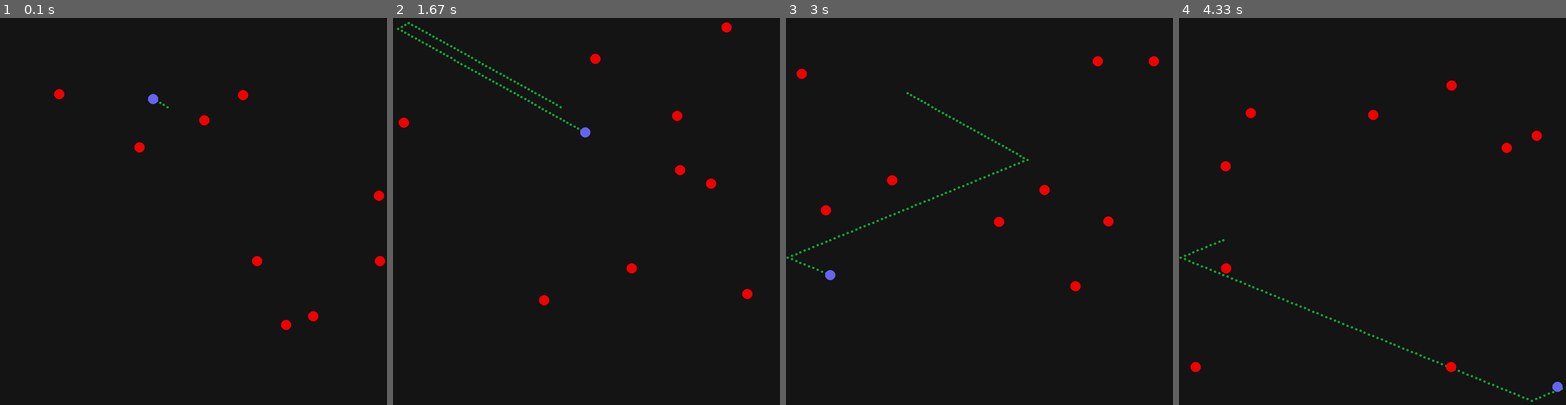
Above: before the commit, frames 1-4 (left to right).
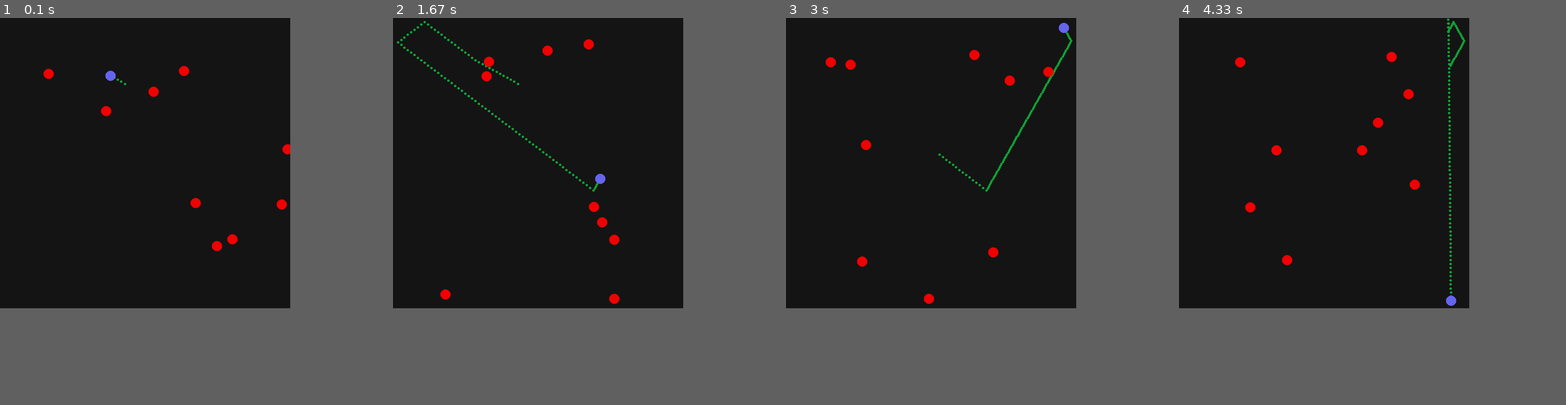
Above: after the commit, the same moments.

Repository: nmaszin/kulki
Game: pygame game, started from main.py
The game is run twice, just before and just after one commit, with the same random seed, the same clock (stepped at 60 frames per second) and the same inputs.
Inputs:
- Up to frame 1 (0.1 s): no input
- Up to frame 2 (1.67 s): no input
- Up to frame 3 (3 s): no input
- Up to frame 4 (4.33 s): no input
In our replay, the window is 800x800 before the commit and 600x600 after it. These sizes can differ from the game's own. Grey fills any space a smaller window leaves; there, only what the larger window draws over its background counts as a difference.

The runs differ from the first frame. In frame 1, 1.1% of the frame differs, in the area x 11-100%, y 12-81%; in frame 2, 1.7%; in frame 3, 1.7%, in the area x 0-97%, y 1-74%; in frame 4, 1.7%.

Commit message:
Change window resolution

Diff:
--- a/app/app.py
+++ b/app/app.py
@@ -9,8 +9,8 @@
 
 class App:
   WINDOW_TITLE = 'Kulki by N-Maszin'
-  WINDOW_HEIGHT = 800
-  WINDOW_WIDTH = 800
+  WINDOW_HEIGHT = 600
+  WINDOW_WIDTH = 600
   FPS = 60
 
   running = False
